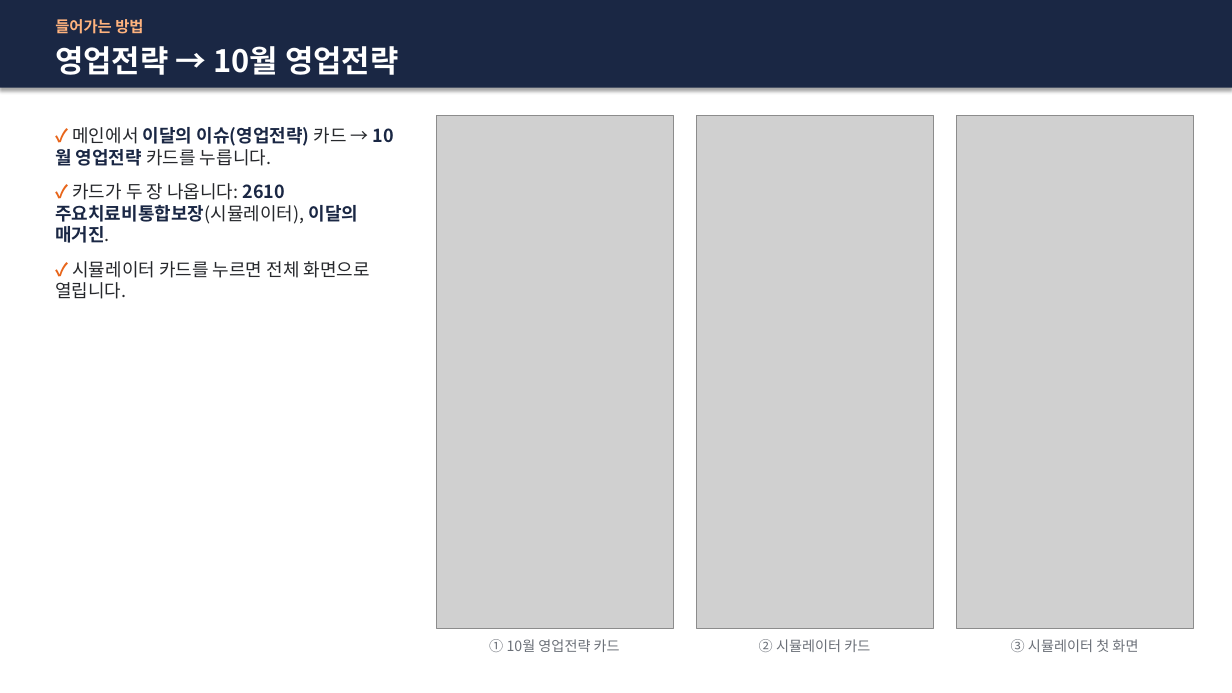
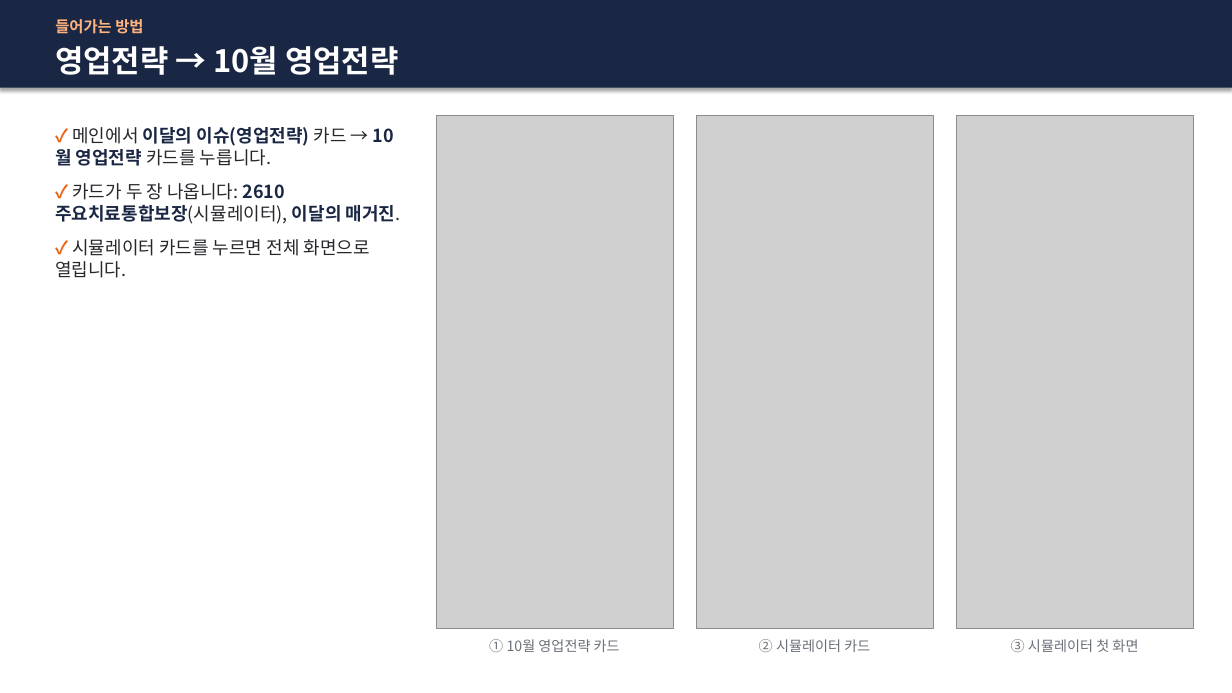
Before and after one commit to comdoctor76-droid/Self-Directed-Learning, a slide deck: slide 3 of assets/sim/manual/2610-simulator-manual-mobile.pptx. Drawn at 1232x693 pixels with LibreOffice and Linux fonts; fonts in the diff are those of the drawing; grey boxes stand for pictures. Boxes give left, top, right and bottom in pixels: in the first picture for what was removed or moved away, otherwise in the second. Text is boxed around its words. In the diff, an @@ line names an element or a change of style, - is before the commit and + after.

```diff
--- a/assets/sim/manual/2610-simulator-manual-mobile.pptx
+++ b/assets/sim/manual/2610-simulator-manual-mobile.pptx
@@ text at box(55, 183, 401, 224): text changed @@
-✓ 카드가 두 장 나옵니다: 2610 주요치료비통합보장(시뮬레이터), 이달의 매거진.
+✓ 카드가 두 장 나옵니다: 2610 주요치료통합보장(시뮬레이터), 이달의 매거진.
```
Also in this commit, not shown: 1 other slide changed, 10 other files.
